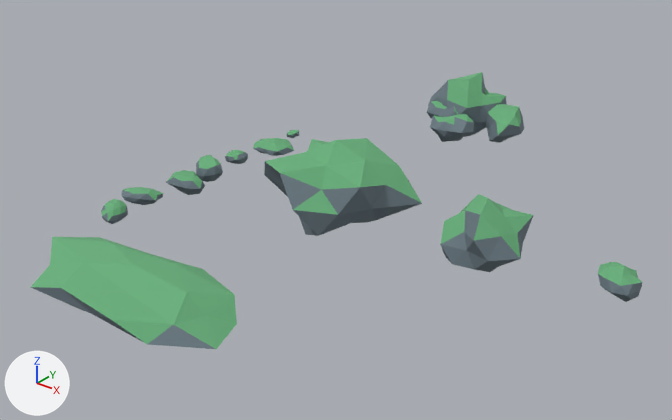
Two versions of the Blender file assets/models/source_blend/faceted_rocks_kit.blend, one commit apart.
One viewpoint serves both versions: a 50 mm camera at (12.38, -15.46, 9.01) aimed at (0.77, -0.95, 0.02). The lights are fixed; the arrows at lower left show +X, +Y and +Z. The first picture is the older version.

Objects in the first picture: 'Cluster_Cavern_Boulder_0', 'Cluster_Cavern_Boulder_1', 'Cluster_Cavern_Boulder_2', 'Cluster_Cavern_Boulder_3', 'Cluster_Cavern_Boulder_4', 'Rock_Angular_Large', 'Rock_Angular_Medium', 'Rock_Angular_Small', 'Shelf_Cavern_Ledge', 'Transition_Border_Pebble_0', 'Transition_Border_Pebble_1', 'Transition_Border_Pebble_2', 'Transition_Border_Pebble_3', 'Transition_Border_Pebble_4', 'Transition_Border_Pebble_5', 'Transition_Border_Pebble_6'.
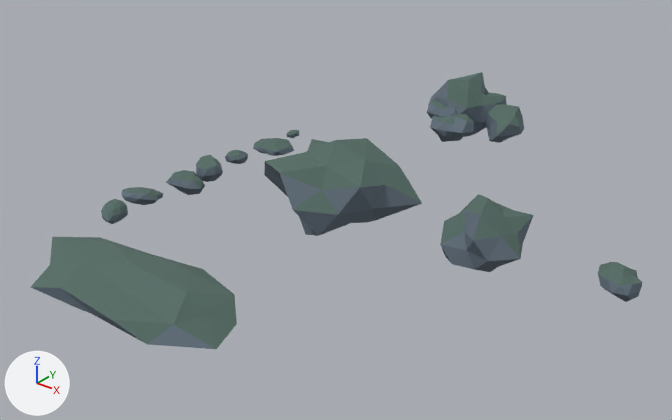
Boxes [x1, y1, x2, y2] around the edits, measured in the pictures (672 x 420 px):
'Shelf_Cavern_Ledge', recoloured (green to greyish green): [31, 237, 237, 349] in both
'Rock_Angular_Large', recoloured (green to greyish green): [265, 138, 422, 218] in both
'Rock_Angular_Medium', recoloured (green to greyish green): [440, 194, 533, 260] in both
'Cluster_Cavern_Boulder_2', recoloured (green to greyish green): [428, 72, 496, 126] in both
'Rock_Angular_Small', recoloured (green to greyish green): [598, 262, 642, 289] in both
'Cluster_Cavern_Boulder_0', recoloured (green to greyish green): [486, 104, 524, 138] in both
'Cluster_Cavern_Boulder_4', recoloured (green to greyish green): [432, 114, 474, 132] in both
'Transition_Border_Pebble_2', recoloured (green to greyish green): [166, 170, 205, 191] in both
'Transition_Border_Pebble_1', recoloured (green to greyish green): [122, 187, 163, 203] in both
'Transition_Border_Pebble_3', recoloured (green to greyish green): [196, 155, 222, 181] in both
'Transition_Border_Pebble_5', recoloured (green to greyish green): [253, 138, 294, 156] in both
'Transition_Border_Pebble_0', recoloured (green to greyish green): [101, 199, 128, 224] in both
'Cluster_Cavern_Boulder_3', recoloured: [428, 101, 459, 118] in both
'Transition_Border_Pebble_4', recoloured: [225, 150, 247, 163] in both
'Cluster_Cavern_Boulder_1', recoloured (green to greyish green): [485, 92, 506, 104] in both
'Transition_Border_Pebble_6', recoloured: [286, 130, 299, 138] in both

The edits, one by one:
Material 'M_FacetedRock_Moss' (mat_m_facetedrock_moss) changes colour from green #69af7c to greyish green #556c65; in linear values from (0.14, 0.43, 0.2) to (0.09, 0.15, 0.13).
